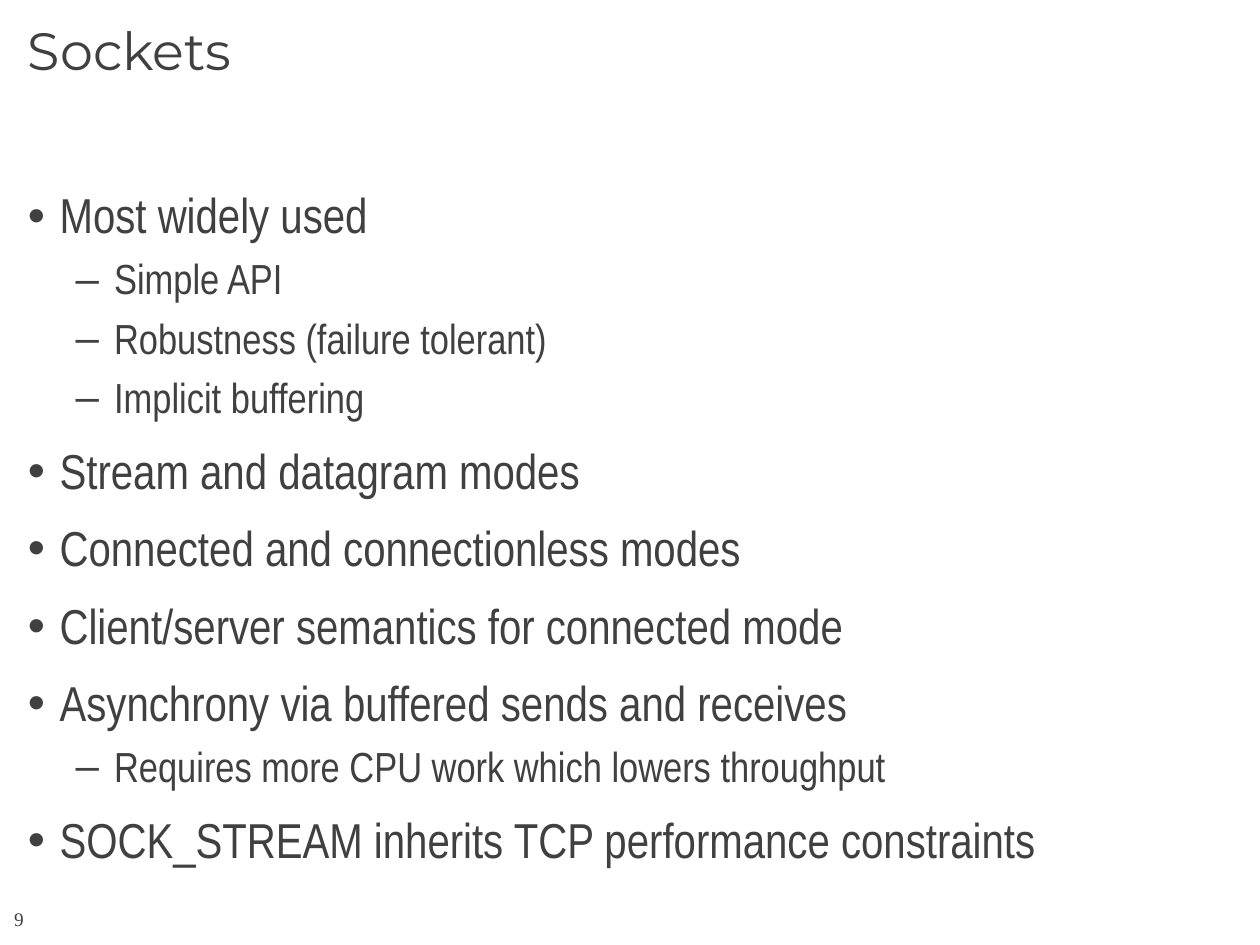
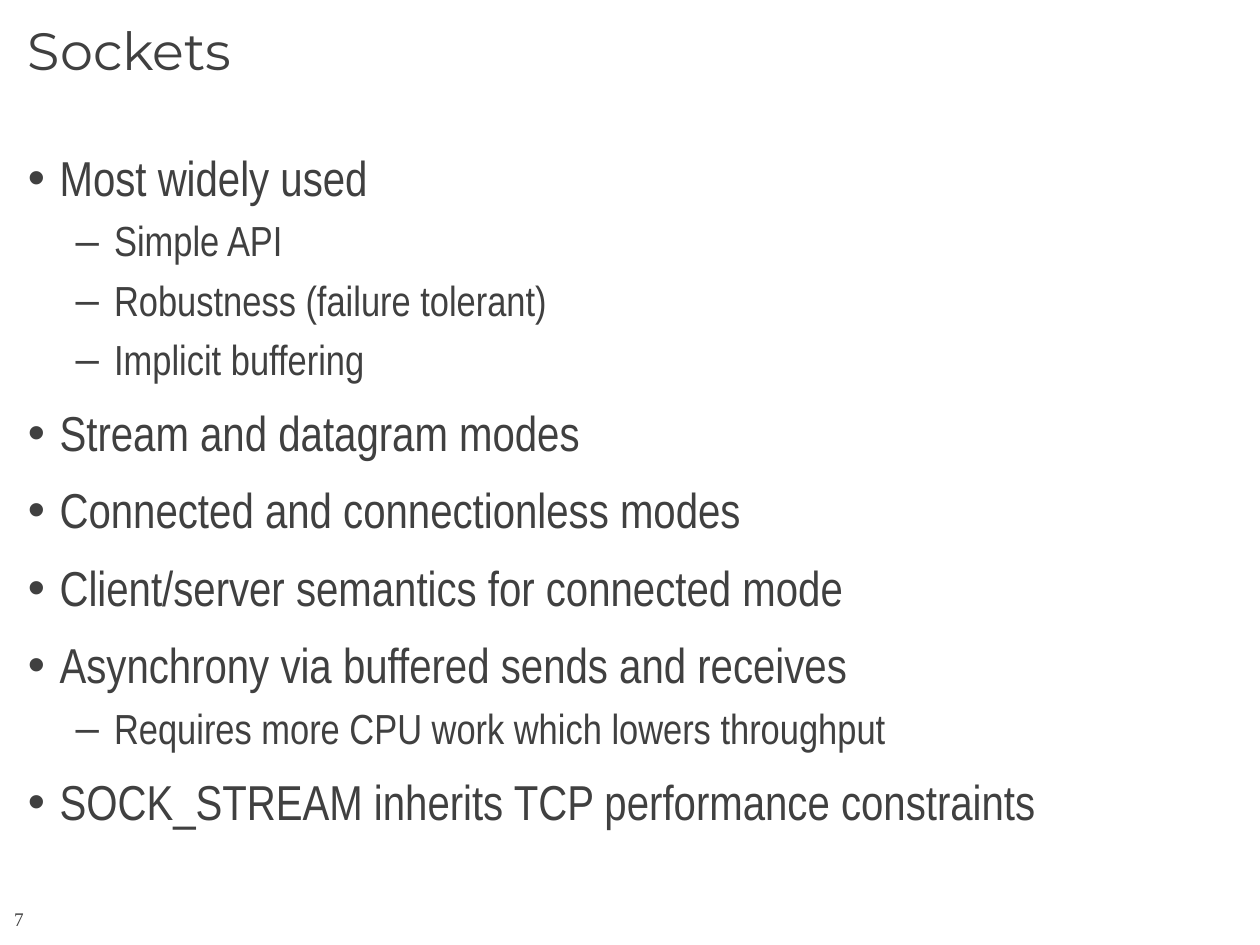
Before and after one commit to CCI/pub, a slide deck: slide 7 of slides/HotI-2011/2011-HotI-CCI-OLCF.pptx (slide 9 before the commit). Drawn at 1260x945 pixels with LibreOffice and Linux fonts; fonts in the diff are those of the drawing; background and template pictures are left out. Boxes give left, top, right and bottom in pixels: in the first picture for what was removed or moved away, otherwise in the second. Text is boxed around its words. In the diff, an @@ line names an element or a change of style, - is before the commit and + after.

```diff
--- a/slides/HotI-2011/2011-HotI-CCI-OLCF.pptx
+++ b/slides/HotI-2011/2011-HotI-CCI-OLCF.pptx
@@ text "Most widely used": place and size @@
-text "Most widely used" at (60,197,1035,867)
+text "Most widely used" at (60,160,1035,829)
@@ page number at (14,913,24,926): text changed @@
-9
+7
```
Also in this commit, not shown: 17 other slides changed, 1 slide added.
